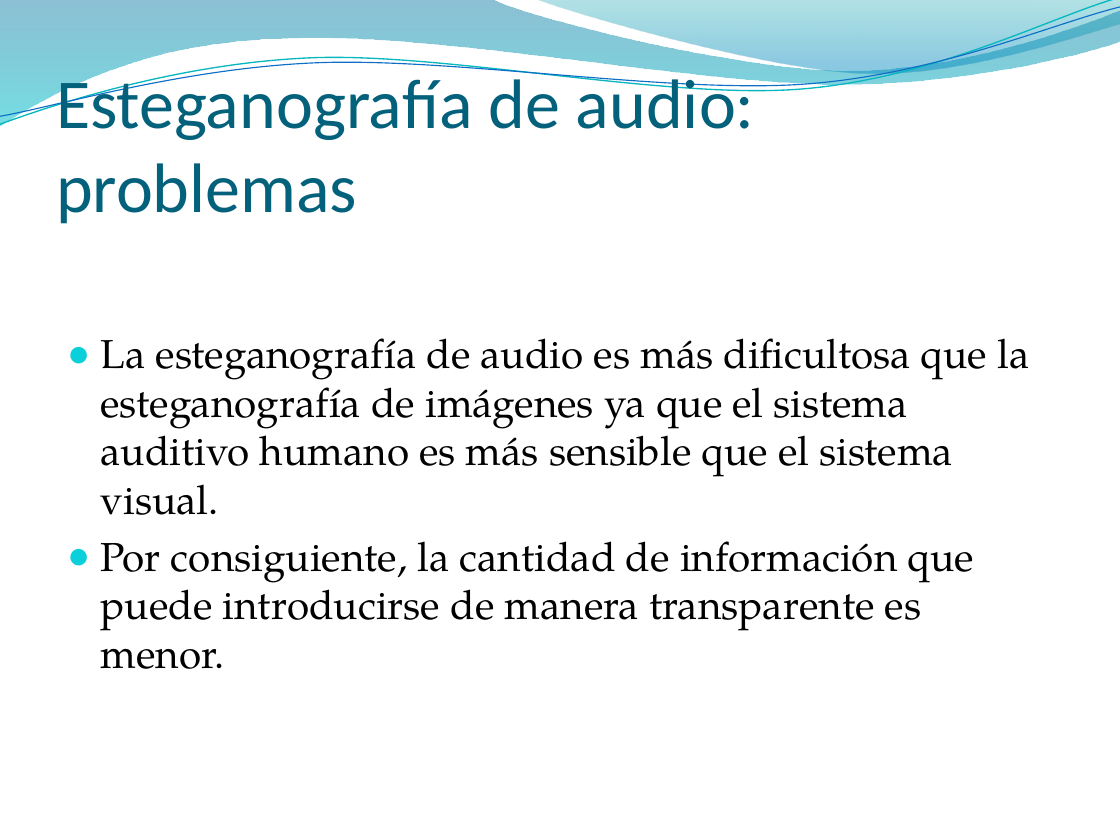
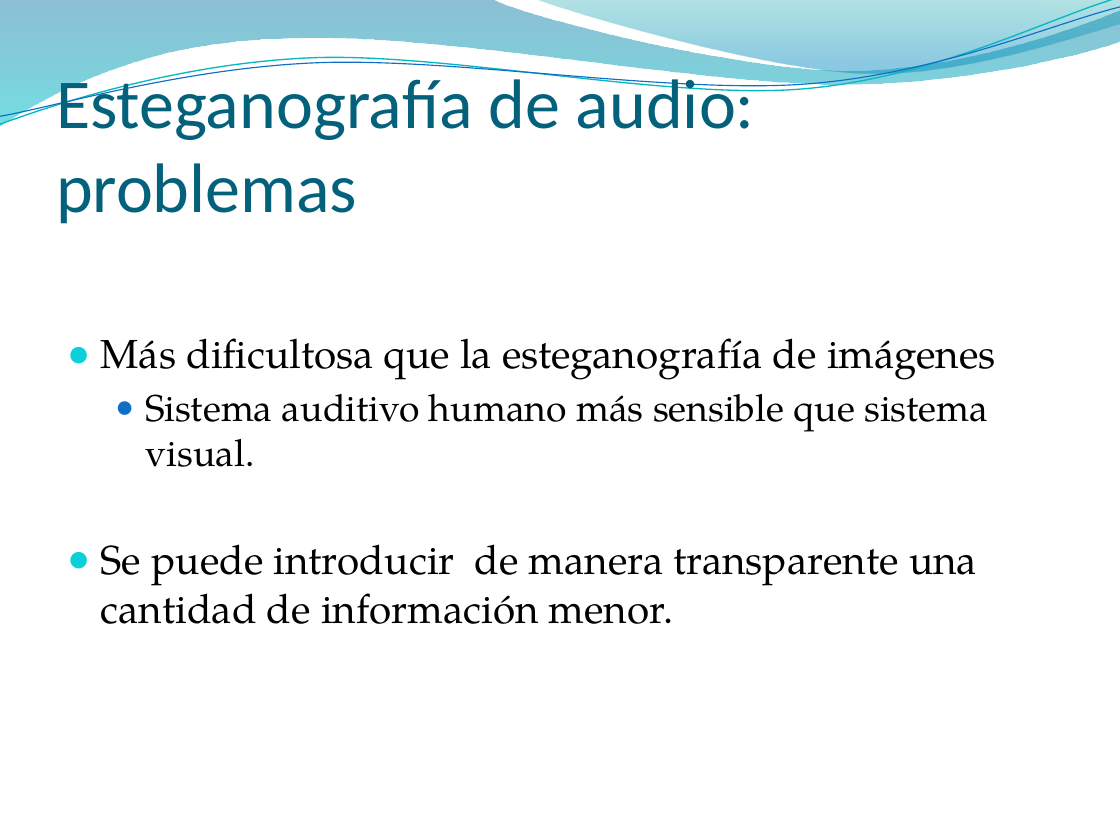
Before and after one commit to pasruiben/esteganografia-criptografia, a slide deck: slide 19 of doc/Ocultar datos en archivos de sonido.pptx (slide 16 before the commit). Drawn at 1120x840 pixels with LibreOffice and Linux fonts; fonts in the diff are those of the drawing; background and template pictures are left out. Boxes give left, top, right and bottom in pixels: in the first picture for what was removed or moved away, otherwise in the second. Text is boxed around its words. In the diff, an @@ line names an element or a change of style, - is before the commit and + after.

```diff
--- a/doc/Ocultar datos en archivos de sonido.pptx
+++ b/doc/Ocultar datos en archivos de sonido.pptx
@@ text at [101, 338, 996, 624]: text changed @@
-● La esteganografía de audio es más dificultosa que la esteganografía de imágenes ya que el sistema auditivo humano es más sensible que el sistema visual.
-● Por consiguiente, la cantidad de información que puede introducirse de manera transparente es menor.
+● Más dificultosa que la esteganografía de imágenes
+  ● Sistema auditivo humano más sensible que sistema visual.
+● Se puede introducir de manera transparente una cantidad de información menor.
```
Also in this commit, not shown: 16 other slides changed, 21 slides added.
